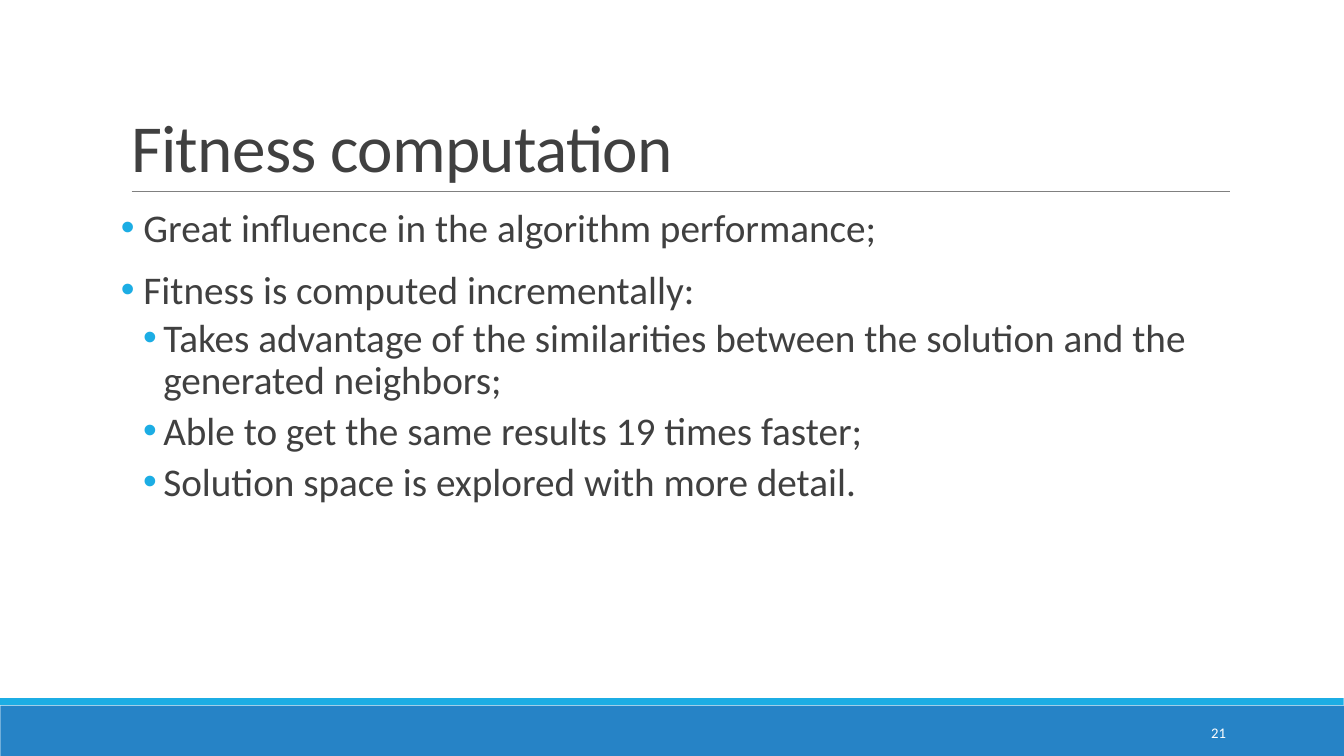
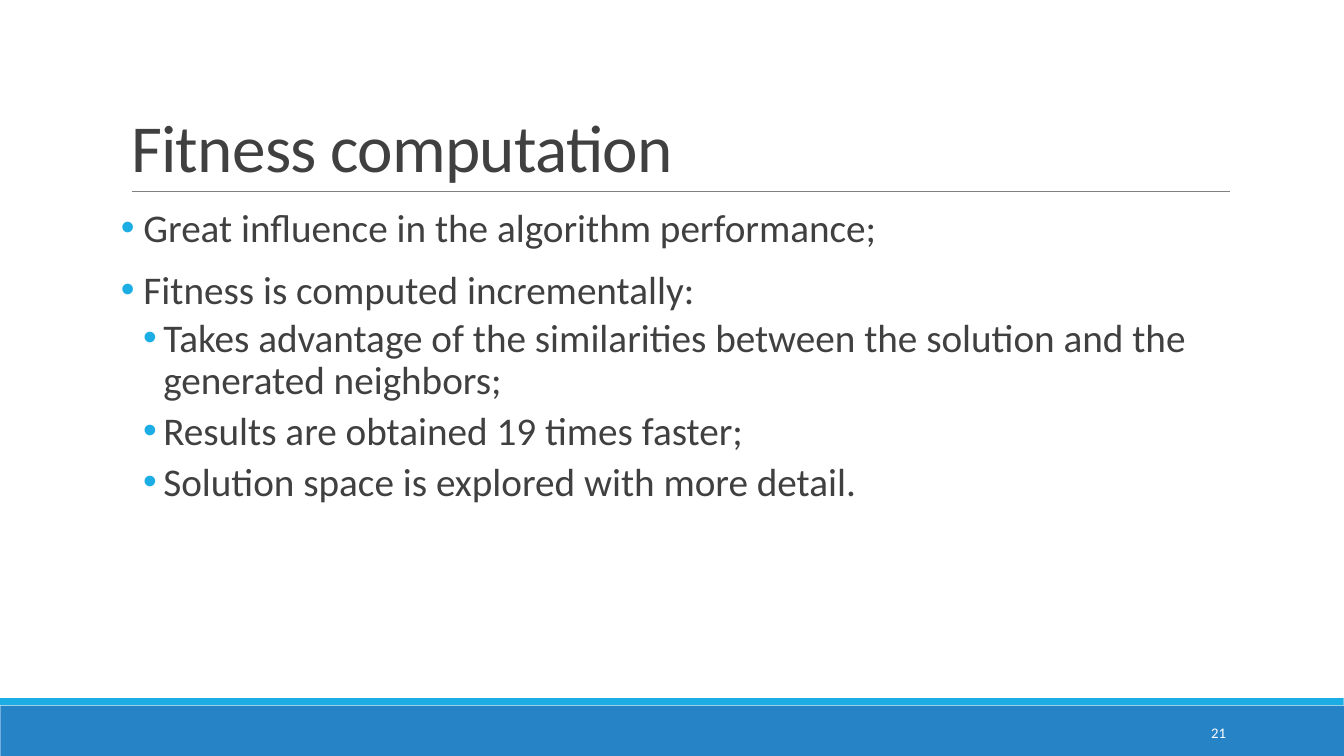
Before and after one commit to devilsdante/isel-examtimetabling-2014-2015, a slide deck: slide 21 of doc/Apresentação Oral/AFinal.pptx. Drawn at 1344x756 pixels with LibreOffice and Linux fonts; fonts in the diff are those of the drawing. Boxes give left, top, right and bottom in pixels: in the first picture for what was removed or moved away, otherwise in the second. Text is boxed around its words. In the diff, an @@ line names an element or a change of style, - is before the commit and + after.

```diff
--- a/doc/Apresentação Oral/AFinal.pptx
+++ b/doc/Apresentação Oral/AFinal.pptx
@@ text at [163, 417, 743, 450]: text changed @@
-  • Able to get the same results 19 times faster;
+  • Results are obtained 19 times faster;
```
Also in this commit, not shown: 3 other slides changed.
